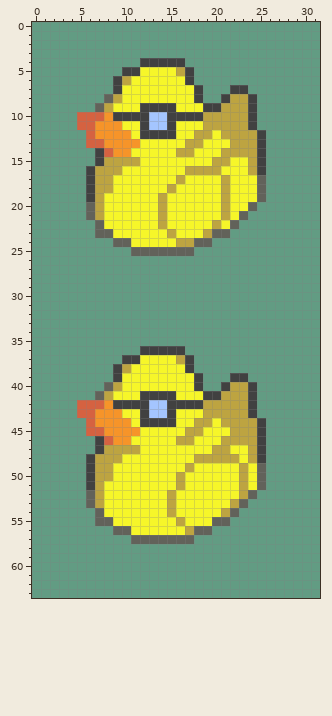
Pixel-art sprite, stored at graphics/pokemon/3duck/icon.png. The first picture shows the starting point.
The file is 32x64 pixels.
Once edited:
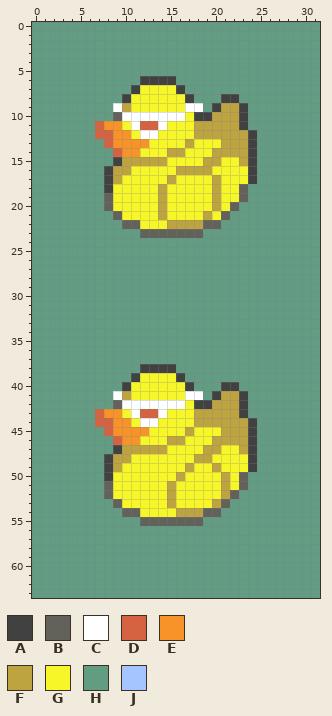
Palette (. is transparent): A #414141  B #62625a  C #ffffff  D #d56241  E #f69429  F #bda441  G #f6f629  H #629c83  J #a4c5ff
Diff:
Changed rows in their new state; - is an unchanged pixel.
first column x 5:
 4 -------HHHHH---------
 5 -----HHHHHHHH--------
 6 ----HHHAAAAHH--------
 7 ----HHA----AHH---HH--
 8 ---HHA------AH---AHH-
 9 --HHCF-GGGG-CCH---AH-
10 HHHHBCCCCCCCG-A---AH-
11 HHD---CDDCG--F----AH-
12 -HDD---CCGG----F---AH
13 -HHD---E-----G--F--AH
14 --HHD-E---F-G--F---AH
15 --HHA--FFF----F-G-FAH
16 -HHA-F-----F---G---AH
17 -HHAF-----FG---FG--AH
18 -HHA-----FG----FG-BHH
19 -HHB-----------FG-BHH
20 -HHB-----------FGBHH-
21 -HHHB---------F-BHH--
22 --HHHBB--GFFFFBBHH---
23 --HHHHHBBBBBBBHHH----
24 ----HHHHHHHHHHH------
25 ------HHHHHHH--------
first column x 5:
36 -------HHHHH---------
37 -----HHHHHHHH--------
38 ----HHHAAAAHH--------
39 ----HHA----AHH---HH--
40 ---HHA------AH---AHH-
41 --HHCF-GGGG-CCH---AH-
42 HHHHBCCCCCCCG-A---AH-
43 HHD---CDDCG--F----AH-
44 -HDD---CCGG----F---AH
45 -HHD---E-----G--F--AH
46 --HHD-E---F-G--F---AH
47 --HHA--FFF----F-G-FAH
48 -HHA-F---------GGG-AH
49 -HHAF----------F--GAH
50 -HHA------------F-BHH
51 -HHB------FG----F-BHH
52 -HHB------------FBHH-
53 -HHHB----------FBHH--
54 --HHHBB---GFFFBBHH---
55 --HHHHHBBBBBBBHHH----
56 ----HHHHHHHHHHH------
57 ------HHHHHHH--------
Where, in picture pixels (left, top, right, bottom), the same in both pictures:
changed: (77, 58, 266, 256)
changed: (77, 346, 266, 544)
